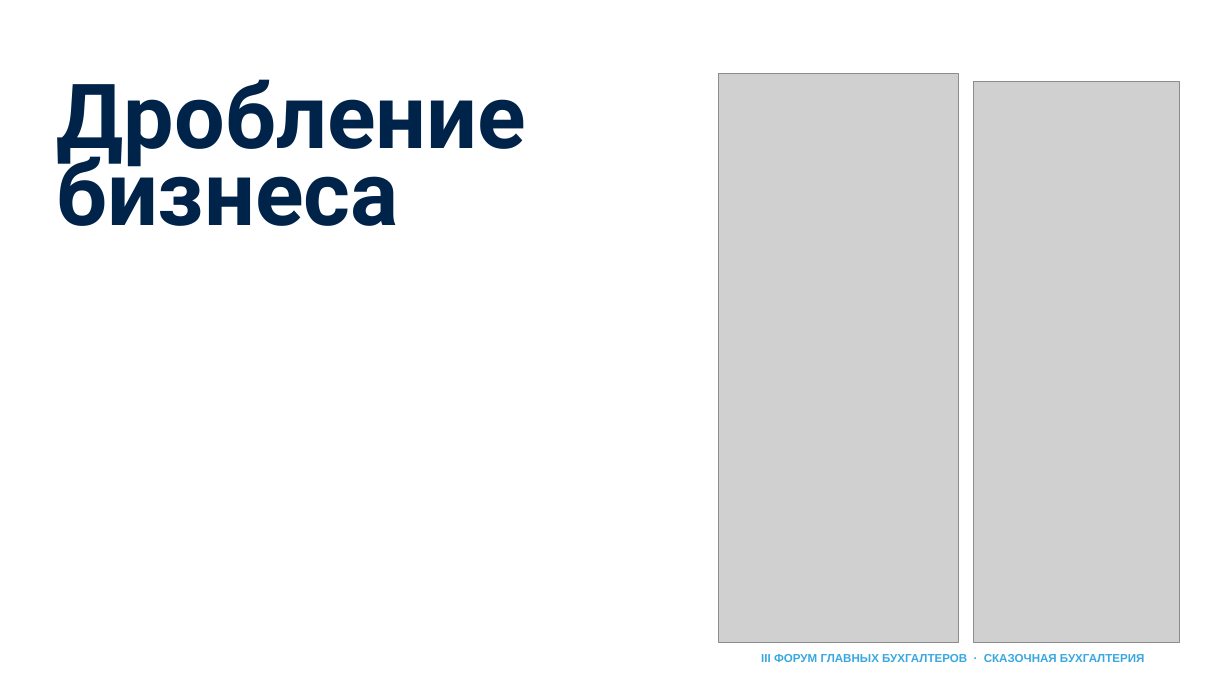
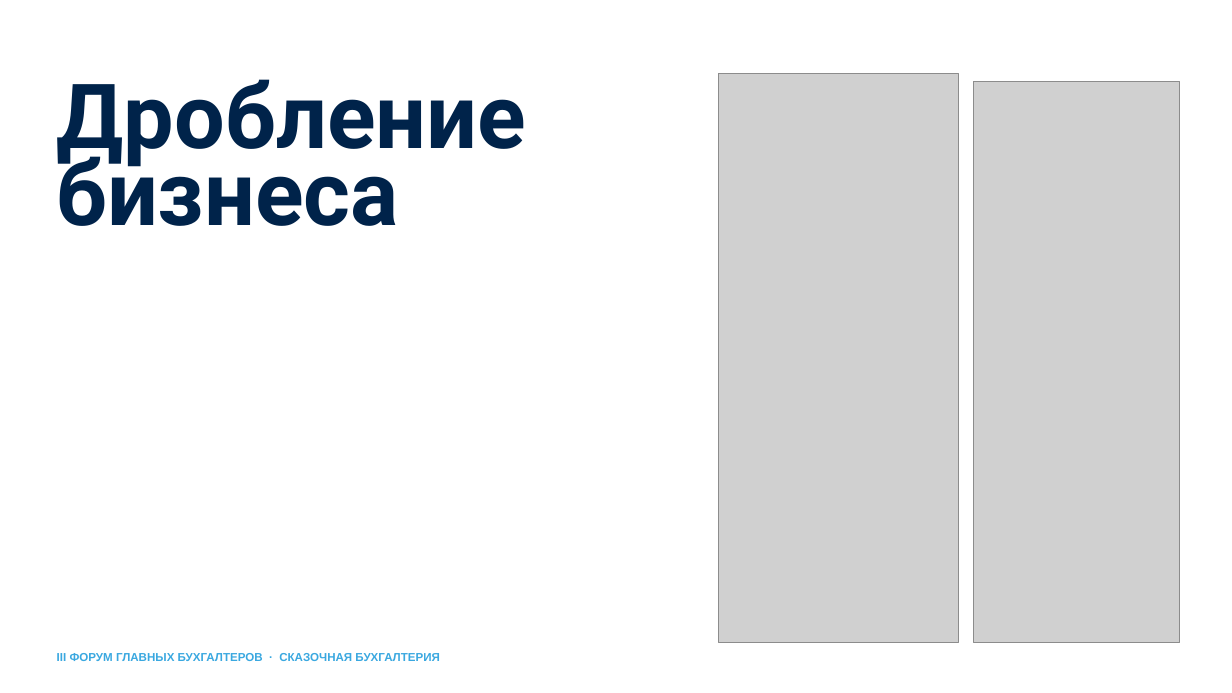
Before and after one commit to fagencymarketing-coder/design-system, a slide deck: slide 8 of conference-skazbuh/presentations/Каминский_Владислав_оригинальный_синий_стиль.pptx. Drawn at 1232x693 pixels with LibreOffice and Linux fonts; fonts in the diff are those of the drawing; grey boxes stand for pictures. Boxes give left, top, right and bottom in pixels: in the first picture for what was removed or moved away, otherwise in the second. Text is boxed around its words. In the diff, an @@ line names an element or a change of style, - is before the commit and + after.

```diff
--- a/conference-skazbuh/presentations/Каминский_Владислав_оригинальный_синий_стиль.pptx
+++ b/conference-skazbuh/presentations/Каминский_Владислав_оригинальный_синий_стиль.pptx
@@ text "III ФОРУМ ГЛАВНЫХ БУХГАЛТЕРОВ · ...": place and size @@
-text "III ФОРУМ ГЛАВНЫХ БУХГАЛТЕРОВ · ..." at [761,654,1144,662]
+text "III ФОРУМ ГЛАВНЫХ БУХГАЛТЕРОВ · ..." at [57,653,439,661]
@@ text "III ФОРУМ ГЛАВНЫХ БУХГАЛТЕРОВ · ..." at [57,653,439,661]: alignment right to left @@
```
Also in this commit, not shown: 21 other slides changed.
